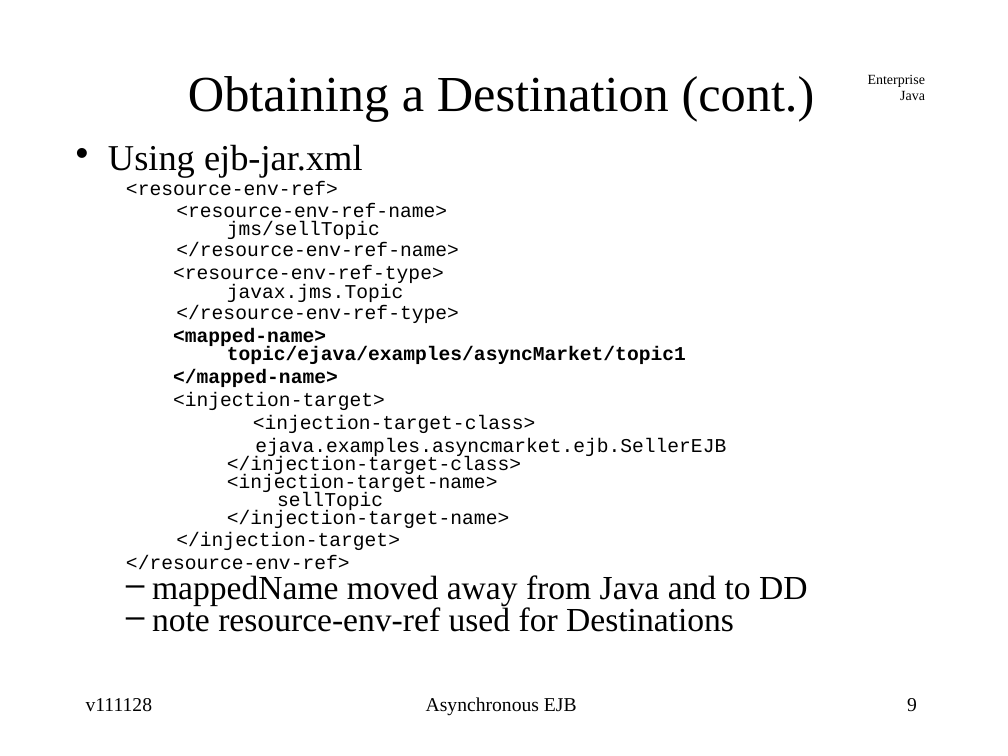
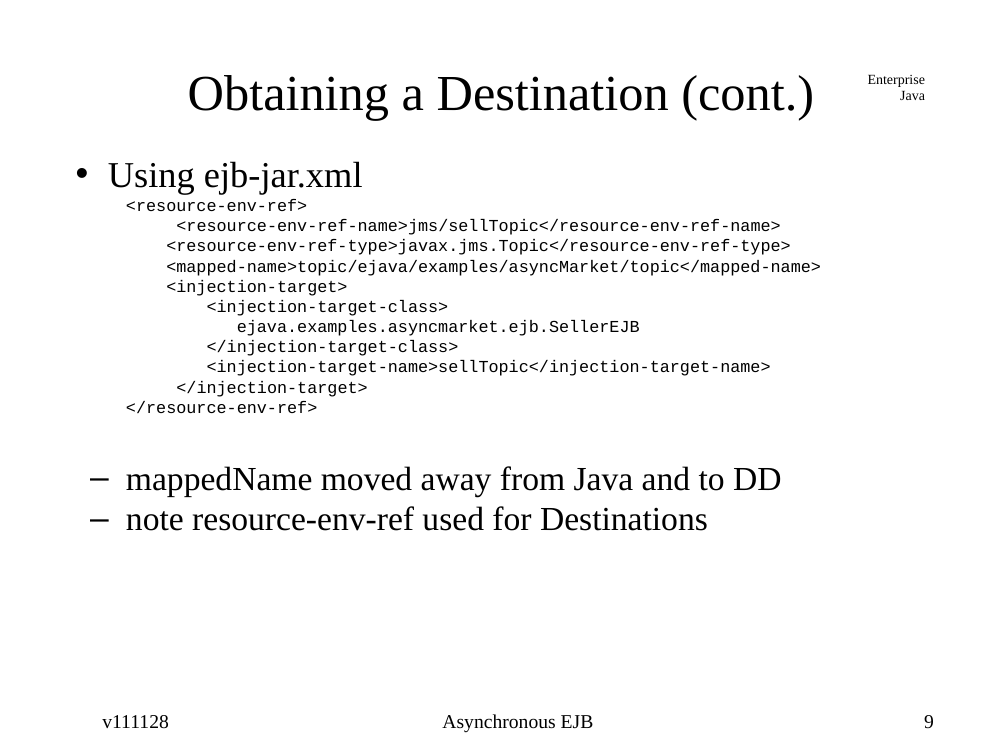
Before and after one commit to jcstaff/ejava-javaee, a slide deck: slide 9 of asyncEJB/src/site/resources/lectures/asyncEJB.ppt. Drawn at 1008x756 pixels with LibreOffice and Linux fonts; fonts in the diff are those of the drawing. Boxes give left, top, right and bottom in pixels: in the first picture for what was removed or moved away, otherwise in the second. Text is boxed around its words. In the diff, an @@ line names an element or a change of style, - is before the commit and + after.

Commit message:
added Async methods and updated EJB Timers

```diff
--- a/asyncEJB/src/site/resources/lectures/asyncEJB.ppt
+++ b/asyncEJB/src/site/resources/lectures/asyncEJB.ppt
@@ title "Obtaining a Destination (cont.)" at (188, 75, 814, 121): line spacing 0.1 to 0.09 @@
@@ text at (108, 161, 782, 531): size 14 to 12 pt in "<resource-env-ref>", "<injection-target>", "<injection-target-class>", "ejava.examples.asyncmarket.ejb.SellerEJB" and 3 more places; line spacing 0.55 to 1; less space between paragraphs; indent changed; line spacing 0.56 to 1; list level 4 to 2 in "</injection-target-class>"; line spacing 0.47 to 1 @@
@@ text at (166, 219, 821, 276): text changed; size 14 to 12 pt @@
-    <resource-env-ref-name>
-      jms/sellTopic
-    </resource-env-ref-name>
-  <resource-env-ref-type>
-      javax.jms.Topic
-    </resource-env-ref-type>
-  <mapped-name>
-      topic/ejava/examples/asyncMarket/topic1
-  </mapped-name>
+    <resource-env-ref-name>jms/sellTopic</resource-env-ref-name>
+  <resource-env-ref-type>javax.jms.Topic</resource-env-ref-type>
+  <mapped-name>topic/ejava/examples/asyncMarket/topic</mapped-name>
@@ text at (207, 360, 771, 376): text changed; size 14 to 12 pt @@
-      <injection-target-name>
-        sellTopic
-      </injection-target-name>
+  <injection-target-name>sellTopic</injection-target-name>
@@ text "Asynchronous EJB" at (372, 714, 631, 730): size 14 to 24 pt, text colour #000000 to #FFFFFF @@
@@ text added at (86, 715, 204, 729), 24 pt, text #FFFFFF @@
+v121202
@@ text "v111128": place and size @@
-text "v111128" at (86, 698, 153, 712)
+text "v111128" at (102, 715, 169, 729)
@@ text added at (442, 714, 594, 733), 14 pt, text #000000 @@
+Asynchronous EJB
@@ page number: place and size @@
-page number at (907, 698, 917, 712)
+page number at (924, 715, 934, 729)
```
Also in this commit, not shown: 23 other slides changed, 12 slides added.
